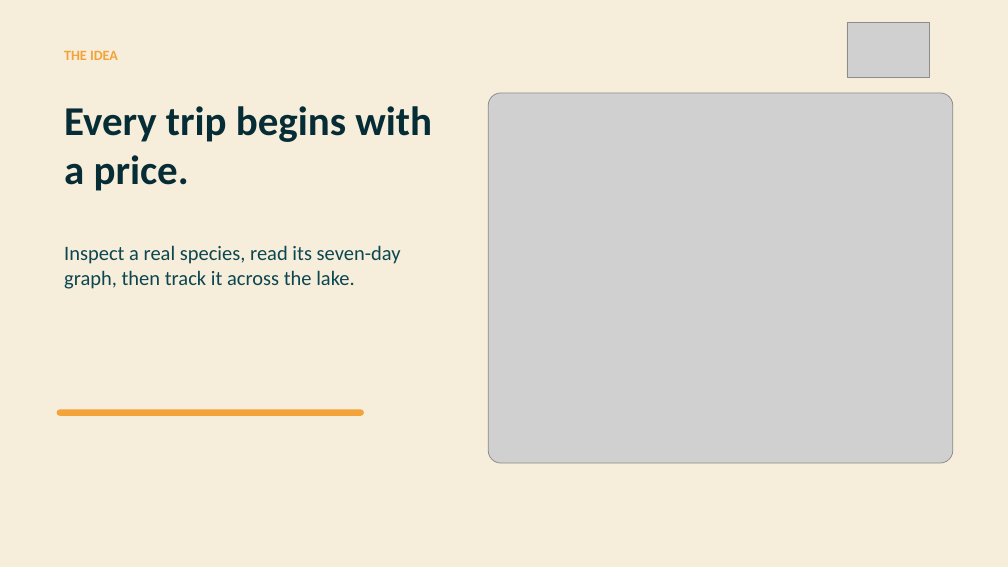
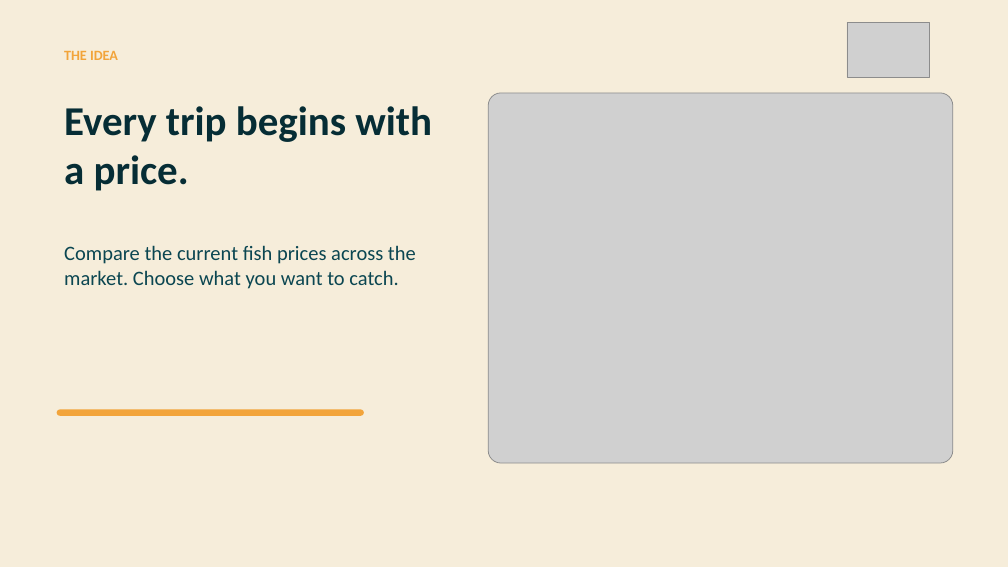
Before and after one commit to Prunty2/GameCompNew, a slide deck: slide 2 of output/presentation/FSHING-Elevator-Pitch.pptx. Drawn at 1008x567 pixels with LibreOffice and Linux fonts; fonts in the diff are those of the drawing; grey boxes stand for pictures. Boxes give left, top, right and bottom in pixels: in the first picture for what was removed or moved away, otherwise in the second. Text is boxed around its words. In the diff, an @@ line names an element or a change of style, - is before the commit and + after.

Commit message:
docs: revise pitch market instruction

```diff
--- a/output/presentation/FSHING-Elevator-Pitch.pptx
+++ b/output/presentation/FSHING-Elevator-Pitch.pptx
@@ text at bbox=[64, 245, 416, 289]: text changed @@
-Inspect a real species, read its seven-day graph, then track it across the lake.
+Compare the current fish prices across the market. Choose what you want to catch.
```
